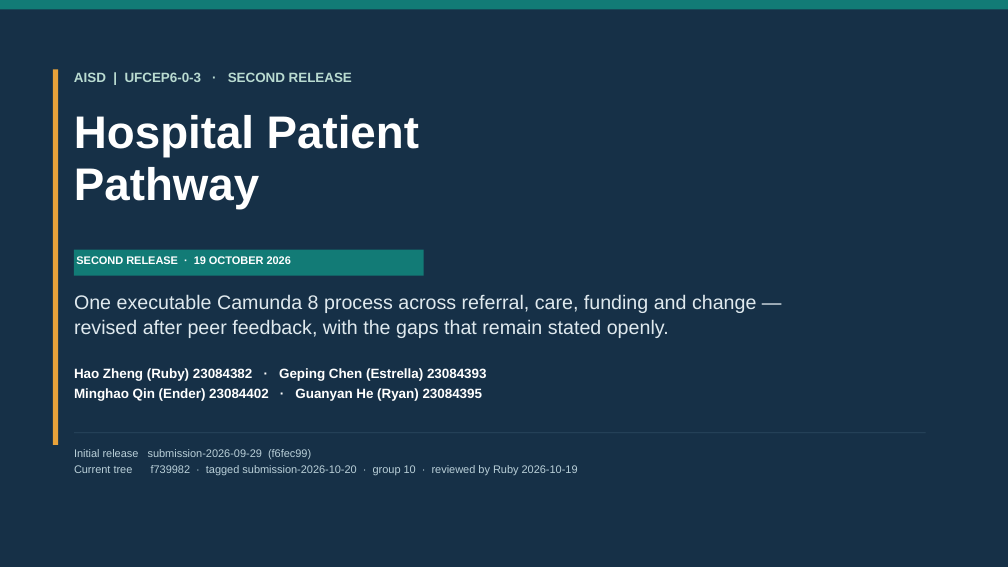
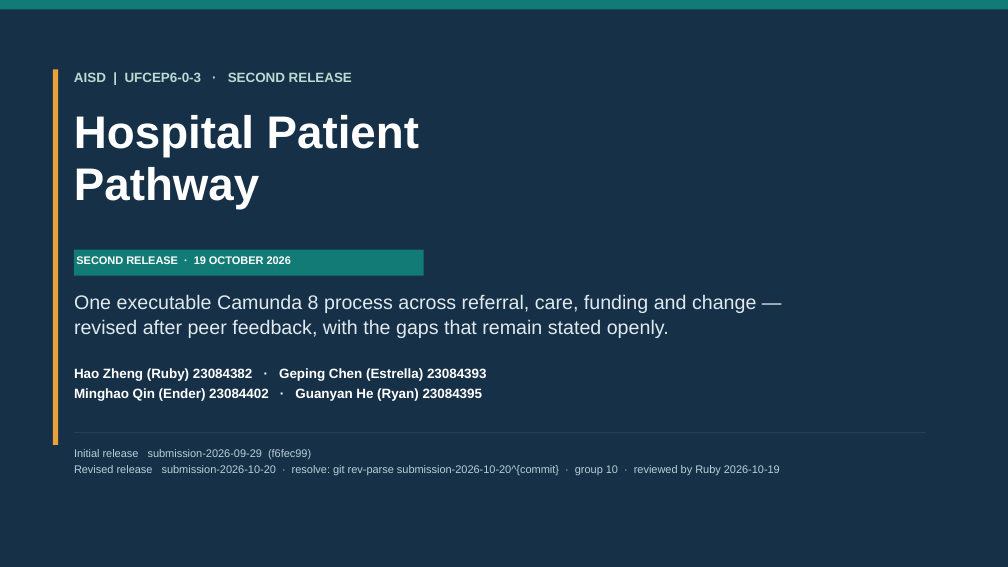
Before and after one commit to Estrella6066773/HW_AISD, a slide deck: slide 1 of submissions/AISD/AISD_Presentation_2026-10-19.pptx. Drawn at 1008x567 pixels with LibreOffice and Linux fonts; fonts in the diff are those of the drawing. Boxes give left, top, right and bottom in pixels: in the first picture for what was removed or moved away, otherwise in the second. Text is boxed around its words. In the diff, an @@ line names an element or a change of style, - is before the commit and + after.

Commit message:
Point the pack at the release tag and drop the stale commit references
The presentation named a commit fifteen behind HEAD as the current tree, and
the README dated the tag 19 October and called everything after it
documentation only. Both were wrong once the second-release test plan landed.

Reader-facing documents now identify the revised release by tag and say how to
resolve it, so the identifier cannot go stale again. The backlog no longer
claims the readable exports are unproduced, and PB-31 separates finished work
from an unrecorded sign-off instead of reading as fully accepted.

The contribution record and the tag status in the task list were still
described as empty and unsettled; they are not.

```diff
--- a/submissions/AISD/AISD_Presentation_2026-10-19.pptx
+++ b/submissions/AISD/AISD_Presentation_2026-10-19.pptx
@@ text at <box>74,465,780,475</box>: text changed @@
-Current tree f739982 · tagged submission-2026-10-20 · group 10 · reviewed by Ruby 2026-10-19
+Revised release submission-2026-10-20 · resolve: git rev-parse submission-2026-10-20^{commit} · group 10 · reviewed by Ruby 2026-10-19
```
Also in this commit, not shown: 1 other slide changed, 6 other files.
